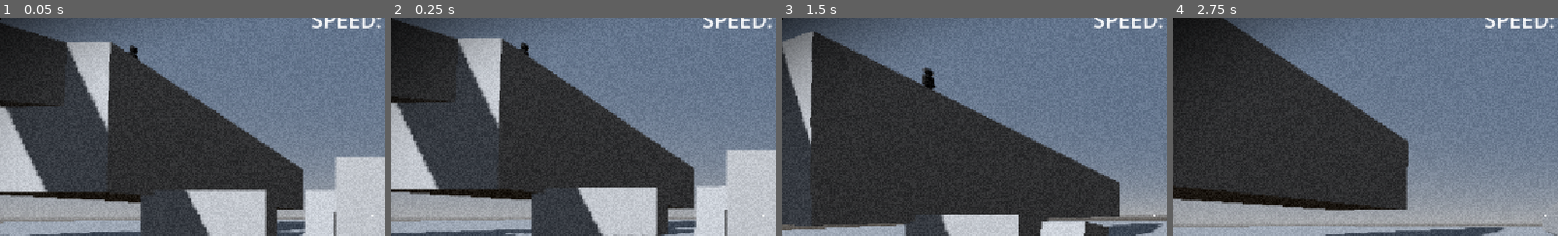
Above: before the commit, frames 1-4 (left to right).
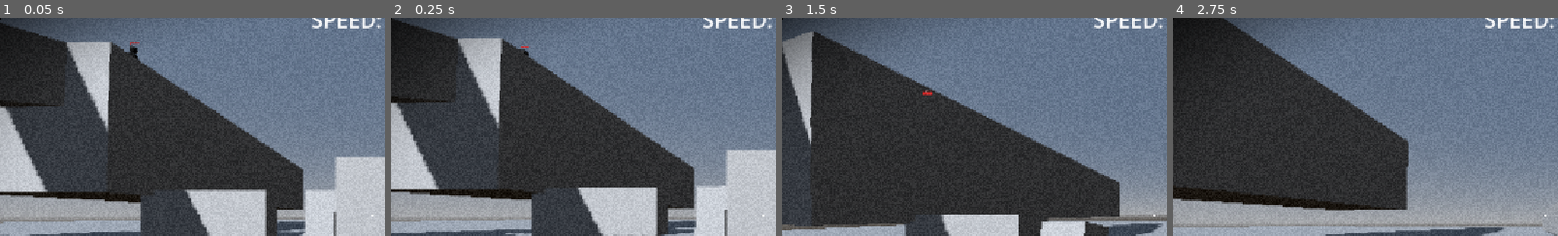
Above: after the commit, the same moments.

Repository: ggou3/voidkill
Game: Godot game, scene res://world.tscn
The game is run twice, just before and just after one commit, with the same random seed, the same clock (stepped at 60 frames per second) and the same inputs.
Inputs (mouse positions are % of the whole screen's width and height, from its top left):
- Up to frame 1 (0.05 s): no input
- Up to frame 2 (0.25 s): no input
- Up to frame 3 (1.5 s): tap Enter at 0.5 s; move the mouse to (56, 50) at 0.52 s; hold Right mouse button (alt_fire) 0.53-1.28 s; hold W (move_forward) from 0.53 s (still down); tap Space (jump) at 0.77 s; move the mouse to (45, 50) at 1.27 s; tap Shift (dash) at 1.35 s
- Up to frame 4 (2.75 s): keep holding W (move_forward); tap Space (jump) at 1.52 s; move the mouse to (53, 48) at 2.02 s; hold F (melee) from 2.03 s (still down)
The pictures show only the part of the screen within x 2-52%, y 5-55%; the shares and areas given below are measured in that part.

The runs differ from the first frame. In frame 1, less than 0.1% of the frame differs, in the area x 33-37%, y 10-17%; in frame 2, less than 0.1%; in frame 3, 0.3%, in the area x 36-40%, y 22-36%; in frame 4, nothing differs.
Error before the commit: Parse Error: There is already a variable named "scene_root" declared in this scope. (res://enemy.gd:604)

Commit message:
Fix duplicate scene_root variable declaration in enemy.gd

Diff:
--- a/enemy.gd
+++ b/enemy.gd
@@ -533,16 +533,6 @@
 		set_state(State.DEAD)
 
 
-func die():
-	current_state = State.DEAD
-	set_physics_process(false)
-	AudioManager.play_sound("enemy_death")
-
-	if hp_sprite:
-		hp_sprite.visible = false
-	if hp_label:
-		hp_label.visible = false
-
 func _spawn_damage_number(dmg_amount: int, spawn_pos: Vector3, is_crit: bool = false):
 	if dmg_amount <= 0:
 		return
@@ -582,6 +572,16 @@
 	tween.tween_property(label, "modulate:a", 0.0, 0.65).set_trans(Tween.TRANS_QUAD).set_ease(Tween.EASE_IN)
 	tween.chain().tween_callback(label.queue_free)
 
+func die():
+	current_state = State.DEAD
+	set_physics_process(false)
+	AudioManager.play_sound("enemy_death")
+
+	if hp_sprite:
+		hp_sprite.visible = false
+	if hp_label:
+		hp_label.visible = false
+
 	if collision_shape:
 		collision_shape.set_deferred("disabled", true)
 
